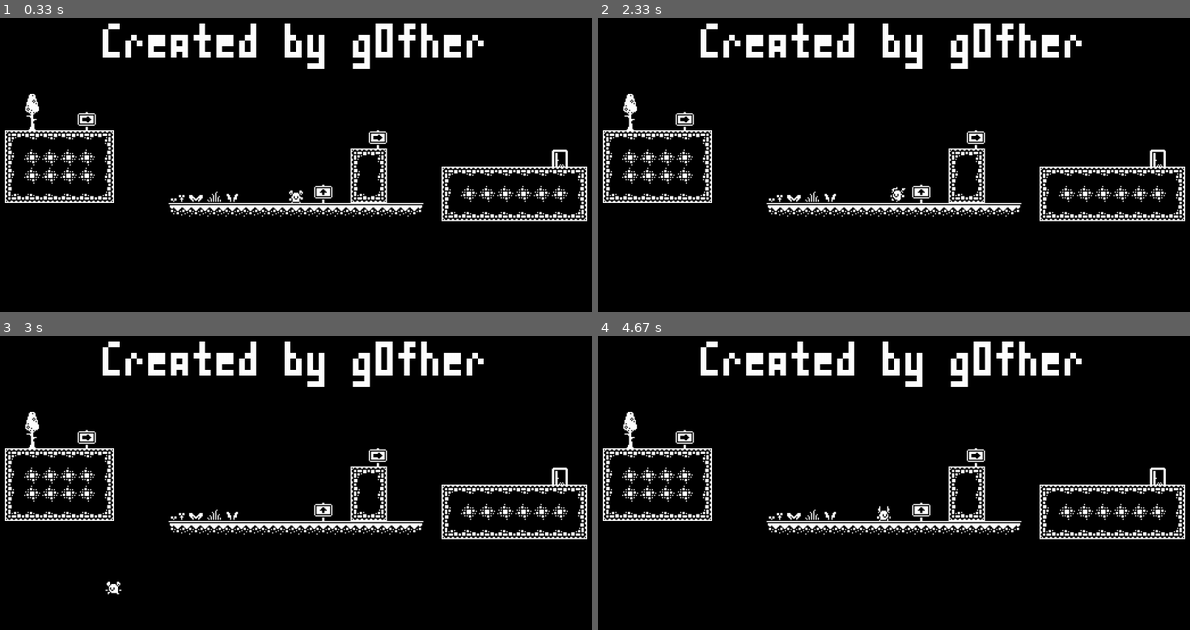
Above: before the commit, frames 1-4 (two rows, left to right).
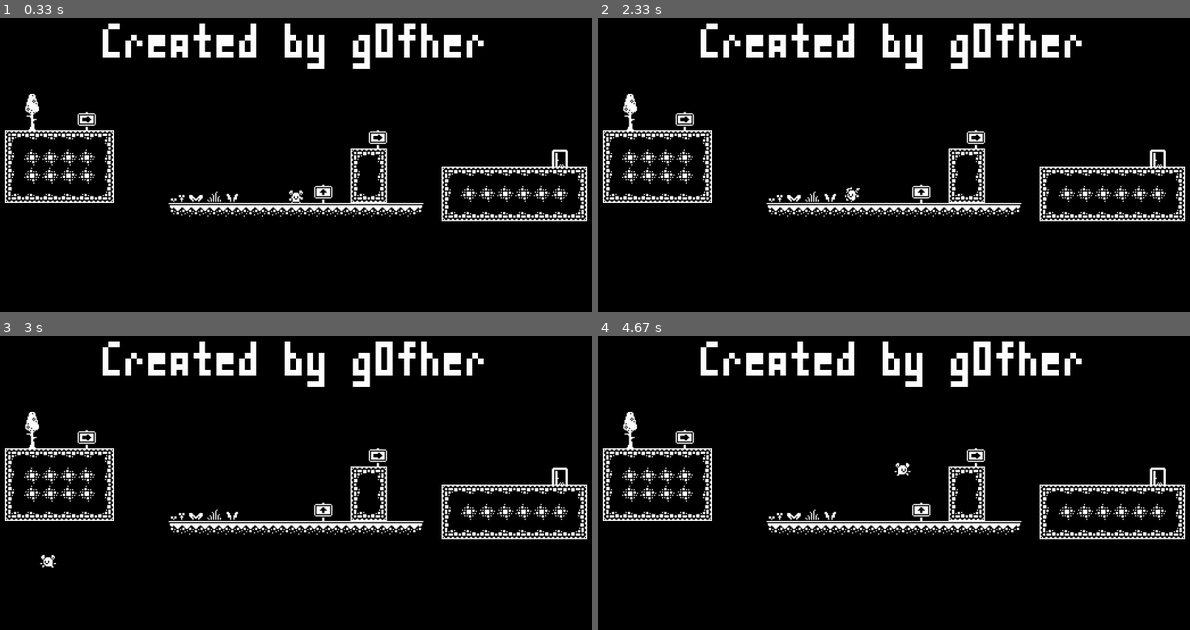
Above: after the commit, the same moments.

Repository: g0fher/flearun_pygame
Game: pygame game, started from main2.py
The game is run twice, just before and just after one commit, with the same random seed, the same clock (stepped at 60 frames per second) and the same inputs.
Inputs:
- Up to frame 1 (0.33 s): no input
- Up to frame 2 (2.33 s): hold Shift 0.33-0.8 s; hold D 0.33-0.8 s; tap R at 0.83 s; hold D 1.17-1.63 s; hold D 1.67-2.13 s; tap Shift at 1.73, 2.03, 2.23 s; hold A from 2.17 s (still down)
- Up to frame 3 (3 s): tap Shift at 2.53, 2.8 s; release A at 2.7 s; hold A from 2.73 s (still down)
- Up to frame 4 (4.67 s): tap Shift at 3.1, 3.23, 3.53, 3.9, 4.2, 4.4 s; release A at 3.13 s; hold D 3.17-3.8 s; hold A 3.83-4.3 s; hold D from 4.33 s (still down)

Frame 1 is identical in both runs. In frame 2, 0.2% of the frame differs, in the area x 41-52%, y 57-63%; in frame 3, 0.2%; in frame 4, 0.2%.

Commit message:
added basic dash ability

Diff:
--- a/main2.py
+++ b/main2.py
@@ -95,6 +95,7 @@
         self.is_jumped = True
 
         self.is_dashed = False
+        self.is_in_dash = False
         self.last_direction = 1
         self.enable_gravity = True
 
@@ -121,7 +122,7 @@
         self.coyote_time_jump_countdown_edge = self.coyote_time_jump_nof_frames_edge
         self.start_coyote_timer_edge = False
 
-        self.dash_cooldown_nof_frames = 60
+        self.dash_cooldown_nof_frames = 30
         self.dash_cooldown_countdown = self.dash_cooldown_nof_frames
         self.start_dash_cooldown_timer = False
 
@@ -226,17 +227,25 @@
     def dash(self):
         if not self.start_dash_cooldown_timer:
             self.is_dashed = True
+            self.is_in_dash = True
             self.enable_gravity = False
+            # self.is_player_on_ground = True
 
             self.player_velocity.y = 0
             self.player_velocity.x = 0
-            # self.player_acceleration.y = 0
-
-            # self.player_acceleration.x = 0
+
+            self.k_max_speed = 300
+            self.k_friction = 20
+
+            if self.last_direction == 1:
+                self.player_velocity.x += 200
+
+            if self.last_direction == -1:
+                self.player_velocity.x -= 200
 
             self.start_dash_cooldown_timer = True
-            if self.is_show_debug:
-                print("Dashed")
+            # if self.is_show_debug:
+            #     print("Dashed")
 
     def death(self, play_sfx=True):
         if self.is_heart:
@@ -252,6 +261,11 @@
         self.start_coyote_timer = False
         self.start_coyote_timer_edge = False
         self.start_dash_cooldown_timer = False
+        self.k_max_speed = 50
+        self.k_friction = 10
+        self.is_dashed = False
+        self.is_in_dash = False
+        self.enable_gravity = True
         if play_sfx:
             self.sfx_death.play()
 
@@ -388,7 +402,8 @@
                             else:
                                 self.start_coyote_timer = True
                         if event.key == pygame.K_LSHIFT:
-                            if not self.is_dashed:
+                            # print("shift")
+                            if not self.start_dash_cooldown_timer:
                                 self.dash()
                     else:
                         self.pause_menu_action = True
@@ -531,20 +546,33 @@
                         self.start_dash_cooldown_timer = False
                         self.dash_cooldown_countdown = self.dash_cooldown_nof_frames
                         self.is_dashed = False
+                        print("Dash restored")
 
                 # Get input keys
                 keys = pygame.key.get_pressed()
 
-                if keys[pygame.K_a]:
-                    if self.player_velocity.x > -self.k_max_speed:
-                        self.player_velocity.x -= self.k_speed
-
-                elif keys[pygame.K_d]:
-                    if self.player_velocity.x < self.k_max_speed:
-                        self.player_velocity.x += self.k_speed
-
-                # Apply friction if the player is moving without any movement keys pressed
+                if not self.is_in_dash:
+                    if keys[pygame.K_a]:
+                        if self.player_velocity.x > -self.k_max_speed:
+                            self.player_velocity.x -= self.k_speed
+
+                    elif keys[pygame.K_d]:
+                        if self.player_velocity.x < self.k_max_speed:
+                            self.player_velocity.x += self.k_speed
+
+                    # Apply friction if the player is moving without any movement keys pressed
+                    else:
+                        if self.player_velocity.x > 0:
+                            self.player_velocity.x -= self.k_friction
+                            if self.player_velocity.x < 0:
+                                self.player_velocity.x = 0
+                        elif self.player_velocity.x < 0:
+                            self.player_velocity.x += self.k_friction
+                            if self.player_velocity.x > 0:
+                                self.player_velocity.x = 0
+
                 else:
+                    # print("input blocked")
                     if self.player_velocity.x > 0:
                         self.player_velocity.x -= self.k_friction
                         if self.player_velocity.x < 0:
@@ -554,6 +582,7 @@
                         if self.player_velocity.x > 0:
                             self.player_velocity.x = 0
 
+
                 # Limit velocity
                 if self.player_velocity.x > self.k_max_speed:
                     self.player_velocity.x = self.k_max_speed
@@ -563,10 +592,25 @@
                 # Apply horizontal velocity to change the X position
                 self.player_position.x += self.player_velocity.x * self.dt * 10
 
-                # if self.player_velocity.x =
-
-                if self.is_dashed and self.player_velocity.x == 0:
+                if self.player_velocity.x > 0:
+                    self.last_direction = 1
+                elif self.player_velocity.x < 0:
+                    self.last_direction = -1
+
+                if self.is_in_dash and self.player_velocity.x == 0:
                     self.enable_gravity = True
+                    self.is_dashed = False
+                    self.is_in_dash = False
+                    self.k_max_speed = 50
+                    self.k_friction = 10
+                    # if self.is_show_debug:
+                    #     print("Gravity on")
+
+                # if self.is_dashed:
+                #     print("Is dashed")
+                # if self.is_in_dash:
+                #     print("Is in dash")
+
 
                 self.collision_detection_horizontal()
 
